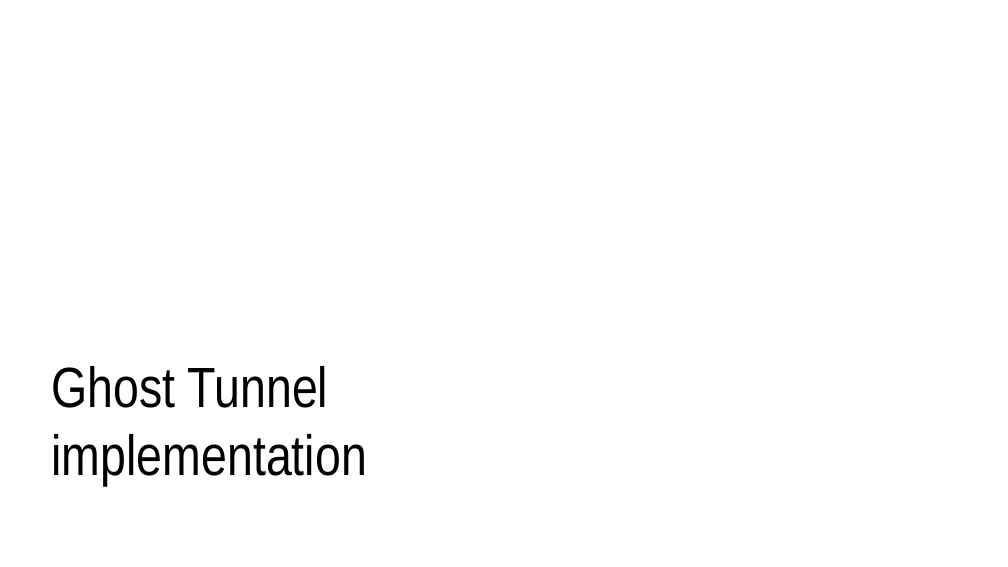
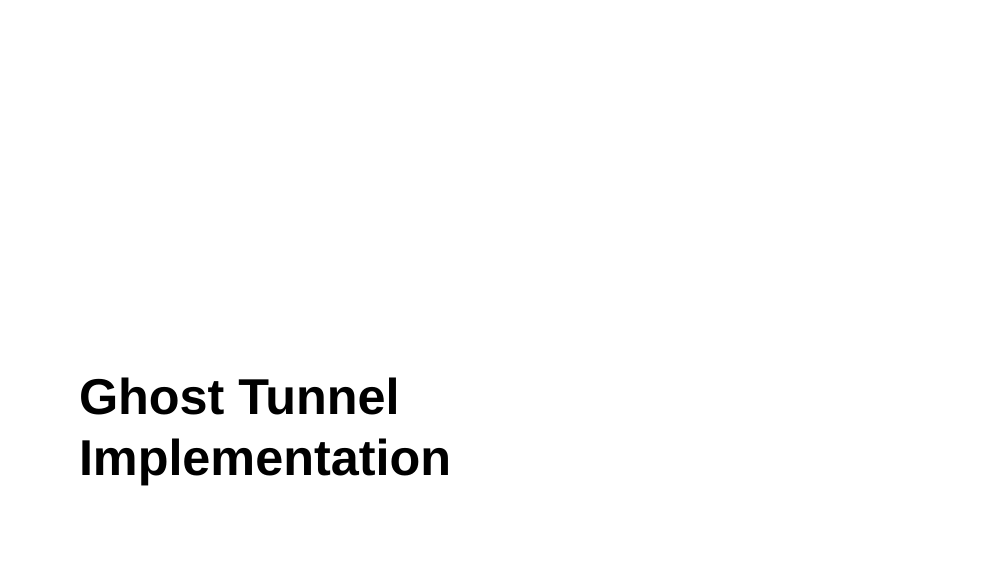
Before and after one commit to JcQSteven/GhostTunnel, a slide deck: slide 13 of Ghost Tunnel.pptx. Drawn at 1008x567 pixels with LibreOffice and Linux fonts; fonts in the diff are those of the drawing. Boxes give left, top, right and bottom in pixels: in the first picture for what was removed or moved away, otherwise in the second. Text is boxed around its words. In the diff, an @@ line names an element or a change of style, - is before the commit and + after.

```diff
--- a/Ghost Tunnel.pptx
+++ b/Ghost Tunnel.pptx
@@ text at (79,377,451,485): text changed; size 54 to 48 pt; font Arial Narrow to Arial; bold on @@
-Ghost Tunnel implementation
+Ghost Tunnel Implementation
```
Also in this commit, not shown: 17 other slides changed, 3 slides added, 4 slides removed.
